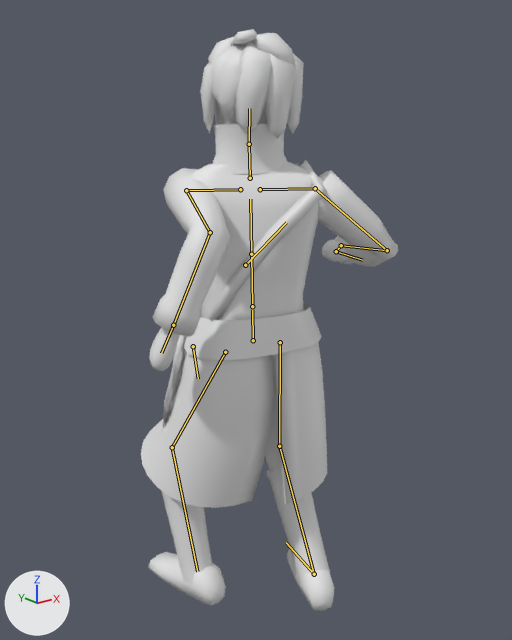
One commit to the glTF model models/characters/kael.glb: the scene before it, then after it.
Before and after are seen from a 50 mm lens placed at (-1.262, -1.569, 1.61), pointed at (0.064, 0.089, 0.947). Every picture has the same lights, and +X, +Y and +Z are marked at lower left. The first picture is the older version. Both versions are drawn at frame 5 of the action 'sweep_LR'; the numbers are the values there. The bones that change, and the others that lie on the model, are drawn over the model as lines.

Names of what the first picture shows: 'Body'.
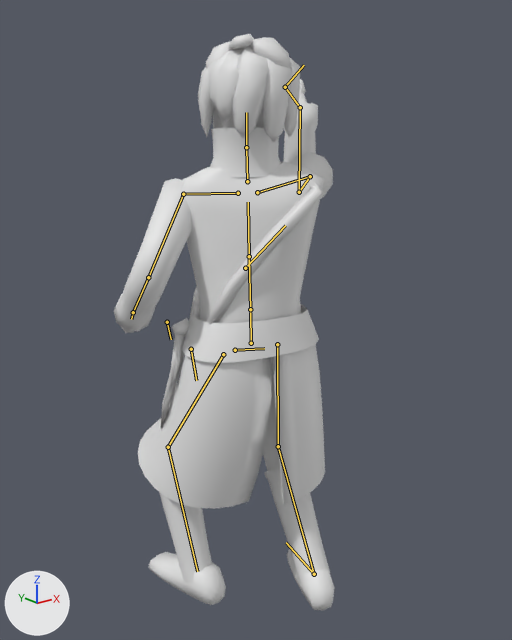
Pixel boxes [x1, y1, x2, y2] of what changed, in the pictures (512 x 640 px):
```json
{"object": "Body", "change": "posed", "before": [141, 29, 398, 611], "after": [114, 34, 334, 611], "on screen": "14% narrower"}
{"bone": "Hips", "before": "(253, 340) to (252, 310)", "after": "(251, 343) to (250, 312)"}
{"bone": "Chest", "before": "(251, 254) to (250, 199)", "after": "(249, 256) to (248, 202)"}
{"bone": "UpperArm_L", "before": "(186, 190) to (210, 232)", "after": "(183, 194) to (148, 277)"}
{"bone": "LowerArm_L", "before": "(210, 232) to (173, 325)", "after": "(148, 277) to (133, 312)"}
{"bone": "Shoulder_R", "before": "(260, 189) to (315, 188)", "after": "(257, 192) to (310, 176)"}
{"bone": "UpperArm_R", "before": "(315, 188) to (387, 250)", "after": "(310, 176) to (299, 192)"}
{"bone": "LowerArm_R", "before": "(387, 250) to (341, 245)", "after": "(299, 192) to (300, 107)"}
{"bone": "Hand_R", "before": "(341, 245) to (336, 251)", "after": "(300, 107) to (285, 87)"}
{"bone": "UpperLeg_L", "before": "(225, 352) to (172, 447)", "after": "(223, 354) to (168, 447)"}
{"bone": "LowerLeg_L", "before": "(172, 447) to (197, 571)", "after": "(168, 447) to (197, 571)"}
{"bone": "UpperLeg_R", "before": "(280, 342) to (279, 446)", "after": "(277, 344) to (278, 446)"}
{"bone": "LowerLeg_R", "before": "(279, 446) to (314, 574)", "after": "(278, 446) to (314, 574)"}
```

The change, as JSON lines over the scene's bpy script:
```json
{"block": "bone_hips", "where": "bone_hips = bpy.data.objects['Armature'].pose.bones['Hips']"}
{"op": "set", "path": "bone_hips.location", "old": "(0.0, -0.075, 0.022)", "new": "(0.0, -0.085, 0.033)"}
{"block": "bone_chest", "where": "bone_chest = bpy.data.objects['Armature'].pose.bones['Chest']  # child of 'Spine'"}
{"op": "set", "path": "bone_chest.rotation_quaternion", "old": "(0.987, 0.013, -0.158, -0.002)", "new": "(0.989, 0.013, -0.15, -0.002)", "note": "degrees (2, -18, 0) -> degrees (2, -17, 0)"}
{"block": "bone_upperarm_l", "where": "bone_upperarm_l = bpy.data.objects['Armature'].pose.bones['UpperArm_L']  # child of 'Shoulder_L'"}
{"op": "set", "path": "bone_upperarm_l.rotation_quaternion", "old": "(0.705, -0.643, -0.064, -0.292)", "new": "(0.93, -0.322, -0.002, -0.179)", "note": "degrees (-79, -28, -22) -> degrees (-37, -7, -19)"}
{"block": "bone_lowerarm_l", "where": "bone_lowerarm_l = bpy.data.objects['Armature'].pose.bones['LowerArm_L']  # child of 'UpperArm_L'"}
{"op": "set", "path": "bone_lowerarm_l.rotation_quaternion", "old": "(0.795, 0.606, 0.0, 0.0)", "new": "(0.742, 0.671, 0.0, 0.0)", "note": "degrees (75, 0, 0) -> degrees (84, 0, 0)"}
{"block": "bone_shoulder_r", "where": "bone_shoulder_r = bpy.data.objects['Armature'].pose.bones['Shoulder_R']  # child of 'Chest'"}
{"op": "set", "path": "bone_shoulder_r.rotation_quaternion", "old": "(1.0, 0.0, 0.0, 0.0)", "new": "(0.99, 0.137, 0.005, 0.001)", "note": "degrees (0, 0, 0) -> degrees (16, 1, 0)"}
{"block": "bone_upperarm_r", "where": "bone_upperarm_r = bpy.data.objects['Armature'].pose.bones['UpperArm_R']  # child of 'Shoulder_R'"}
{"op": "set", "path": "bone_upperarm_r.rotation_quaternion", "old": "(0.973, 0.13, -0.184, -0.056)", "new": "(0.636, 0.576, 0.286, 0.427)", "note": "degrees (17, -20, -10) -> degrees (80, -7, 62)"}
{"block": "bone_lowerarm_r", "where": "bone_lowerarm_r = bpy.data.objects['Armature'].pose.bones['LowerArm_R']  # child of 'UpperArm_R'"}
{"op": "set", "path": "bone_lowerarm_r.rotation_quaternion", "old": "(0.53, 0.547, 0.45, 0.465)", "new": "(0.641, 0.718, 0.181, 0.203)", "note": "degrees (90, -2, 81) -> degrees (96, -3, 31)"}
{"block": "bone_hand_r", "where": "bone_hand_r = bpy.data.objects['Armature'].pose.bones['Hand_R']  # child of 'LowerArm_R'"}
{"op": "set", "path": "bone_hand_r.rotation_quaternion", "old": "(-0.08, -0.554, 0.357, -0.748)", "new": "(0.903, -0.37, 0.216, -0.019)", "note": "degrees (106, -118, 36) -> degrees (-47, 22, -12)"}
{"block": "bone_upperleg_l", "where": "bone_upperleg_l = bpy.data.objects['Armature'].pose.bones['UpperLeg_L']  # child of 'Hips'"}
{"op": "set", "path": "bone_upperleg_l.rotation_quaternion", "old": "(0.944, 0.247, -0.205, 0.071)", "new": "(0.943, 0.258, -0.199, 0.073)", "note": "degrees (29, -25, 2) -> degrees (30, -24, 2)"}
{"block": "bone_lowerleg_l", "where": "bone_lowerleg_l = bpy.data.objects['Armature'].pose.bones['LowerLeg_L']  # child of 'UpperLeg_L'"}
{"op": "set", "path": "bone_lowerleg_l.rotation_quaternion", "old": "(0.944, -0.331, -0.001, 0.003)", "new": "(0.932, -0.362, -0.001, 0.003)", "note": "degrees (-39, 0, 0) -> degrees (-42, 0, 0)"}
{"block": "bone_upperleg_r", "where": "bone_upperleg_r = bpy.data.objects['Armature'].pose.bones['UpperLeg_R']  # child of 'Hips'"}
{"op": "set", "path": "bone_upperleg_r.rotation_quaternion", "old": "(0.988, 0.125, 0.064, -0.062)", "new": "(0.987, 0.129, 0.068, -0.066)", "note": "degrees (14, 8, -6) -> degrees (14, 9, -6)"}
{"block": "bone_lowerleg_r", "where": "bone_lowerleg_r = bpy.data.objects['Armature'].pose.bones['LowerLeg_R']  # child of 'UpperLeg_R'"}
{"op": "set", "path": "bone_lowerleg_r.rotation_quaternion", "old": "(0.946, -0.323, 0.001, -0.003)", "new": "(0.938, -0.346, 0.001, -0.003)", "note": "degrees (-38, 0, 0) -> degrees (-41, 0, 0)"}
```
